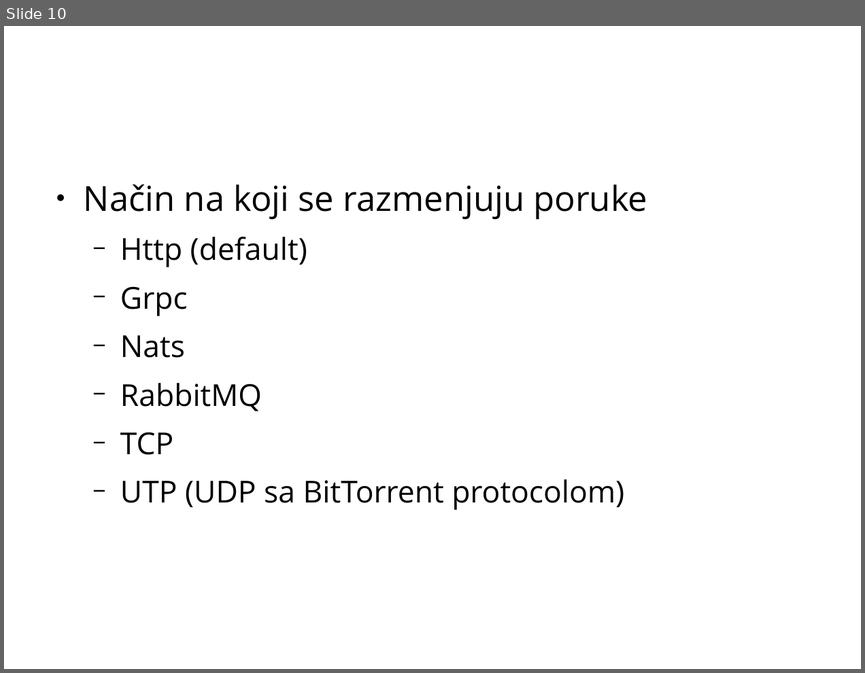
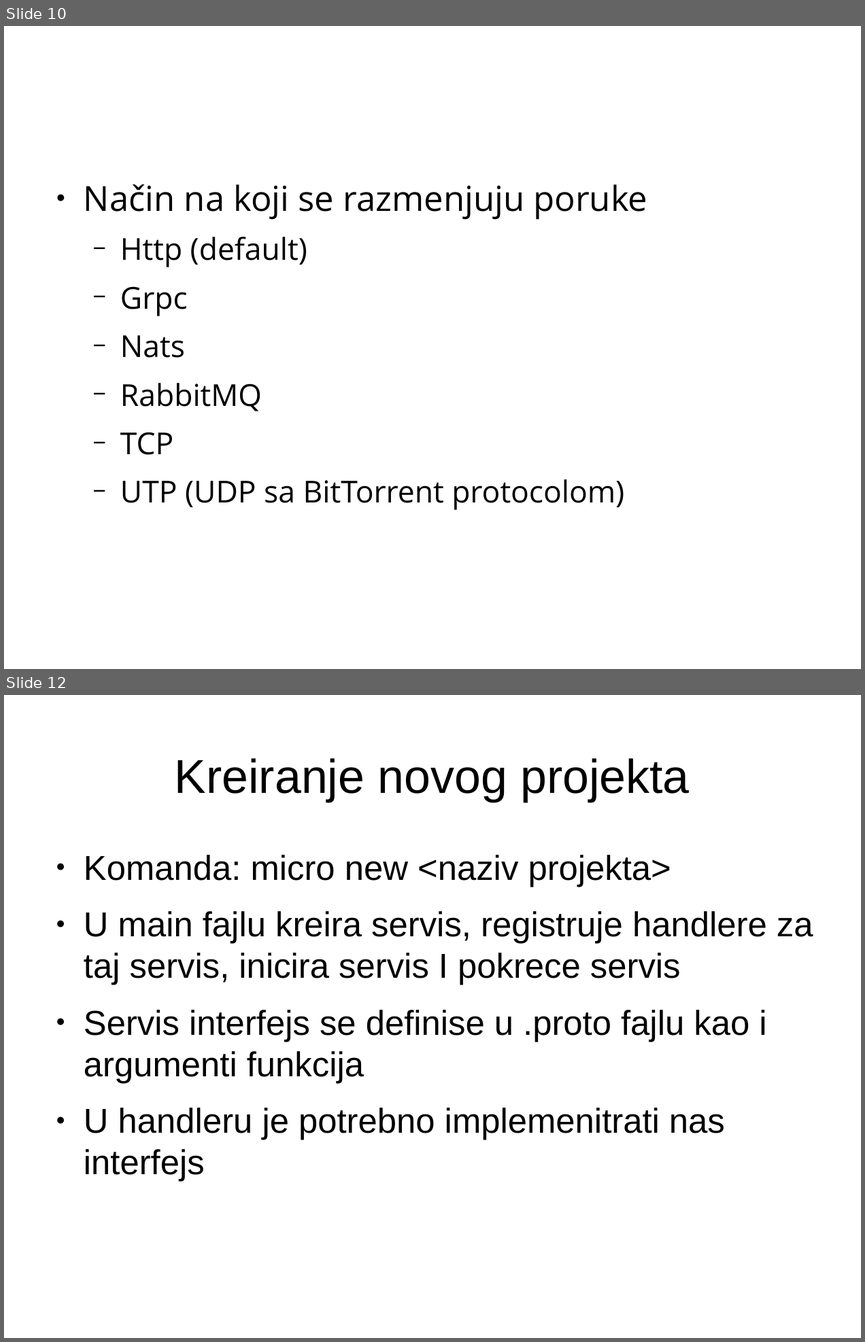
Before and after one commit to CommName/Go-micro-DemoApp, a slide deck: GoMicroUvod.pptx. Shown one above the other, each under a label of ours: slide 10 before the commit, slides 10 and 12 after it; the slides between them are not shown. The pictures are 865x673 and 865x1342 pixels, drawn with LibreOffice and Linux fonts; fonts in the diff are those of the drawing; background and template pictures are left out. Boxes give left, top, right and bottom in pixels: in the first picture for what was removed or moved away, otherwise in the second. Text is boxed around its words. In the diff, an @@ line names an element or a change of style, - is before the commit and + after.

```diff
--- a/GoMicroUvod.pptx
+++ b/GoMicroUvod.pptx
@@ slide 12 added at <box>4,695,861,1338</box>, background picture (left out) @@
@@ text added at <box>175,758,689,802</box>, 44 pt, text #000000 @@
+Kreiranje novog projekta
@@ text added at <box>84,855,813,1182</box>, 32 pt, text #000000 @@
+● Komanda: micro new <naziv projekta>
+● U main fajlu kreira servis, registruje handlere za taj servis, inicira servis I pokrece servis
+● Servis interfejs se definise u .proto fajlu kao i argumenti funkcija
+● U handleru je potrebno implemenitrati nas interfejs
```
Also in this commit, not shown: 1 other slide added, 14 other files.
